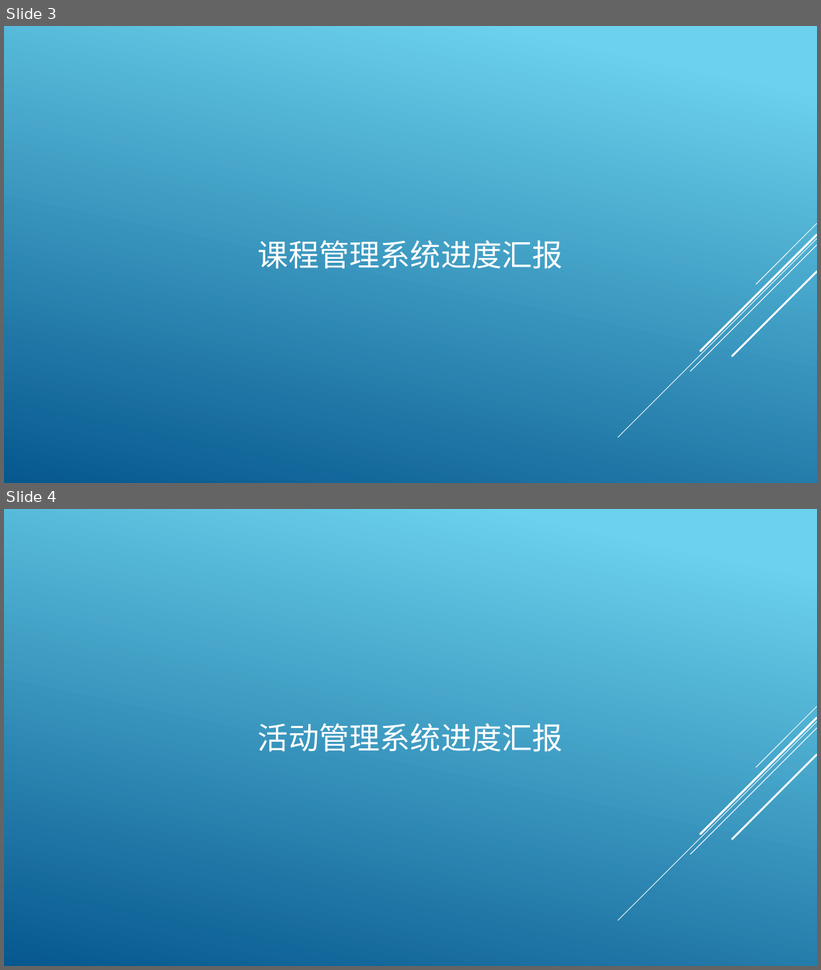
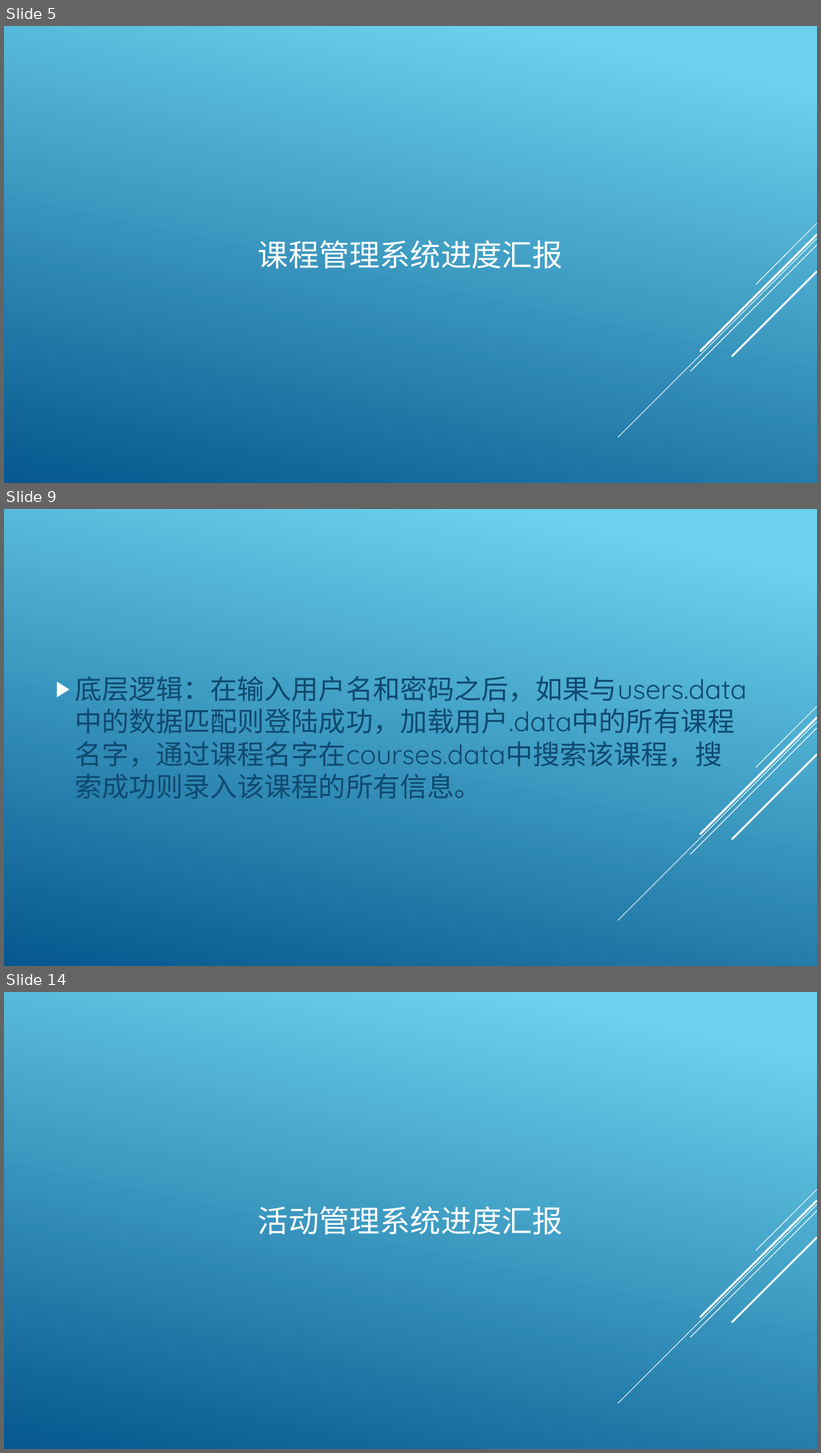
Before and after one commit to archester-250/Course_Auxiliary_System, a slide deck: report/Mid-term check.pptx. Shown one above the other, each under a label of ours: slides 3 and 4 before the commit, slides 5, 9 and 14 after it; the slides between them are not shown. The pictures are 821x970 and 821x1453 pixels, drawn with LibreOffice and Linux fonts; fonts in the diff are those of the drawing. Boxes give left, top, right and bottom in pixels: in the first picture for what was removed or moved away, otherwise in the second. Text is boxed around its words. In the diff, an @@ line names an element or a change of style, - is before the commit and + after.

```diff
--- a/report/Mid-term check.pptx
+++ b/report/Mid-term check.pptx
@@ slide 9 added at [4,509,817,966], background gradient #6ED2EB to #06588E; not listed: 5 template elements that a slide beside it also shows @@
@@ text added at [75,676,746,799], 32 pt, text #0F496F @@
+▶ 底层逻辑：在输入用户名和密码之后，如果与users.data中的数据匹配则登陆成功，加载用户.data中的所有课程名字，通过课程名字在courses.data中搜索该课程，搜索成功则录入该课程的所有信息。
@@ what was slide 3 is now slide 5 @@
@@ what was slide 4 is now slide 14 @@
```
Also in this commit, not shown: 10 other slides added, 8 other files.
